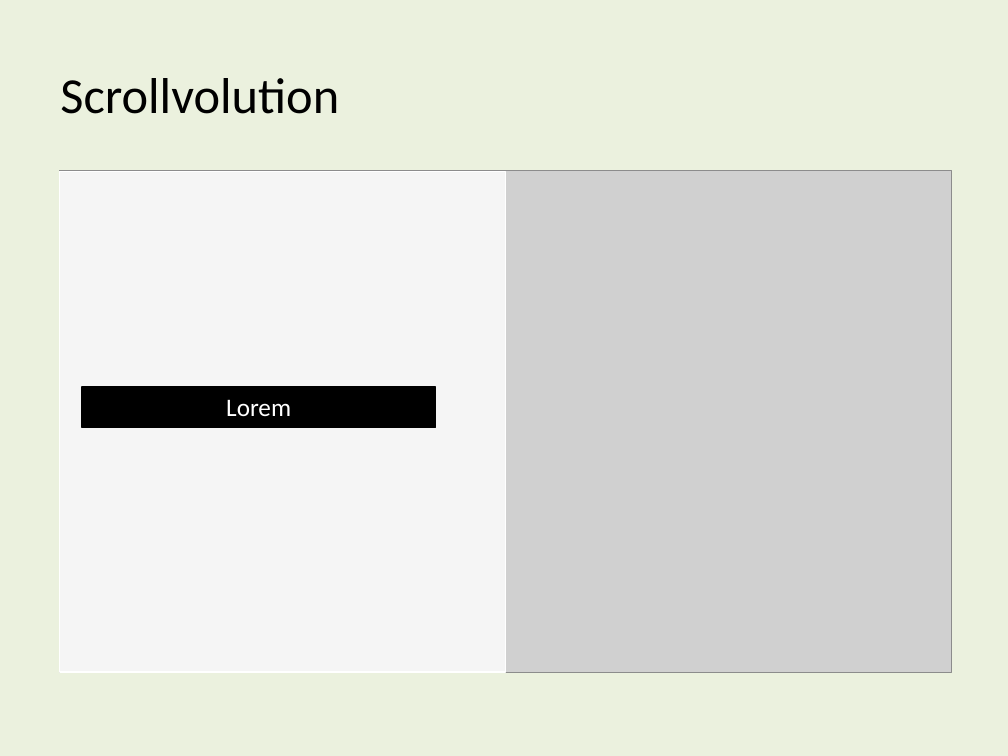
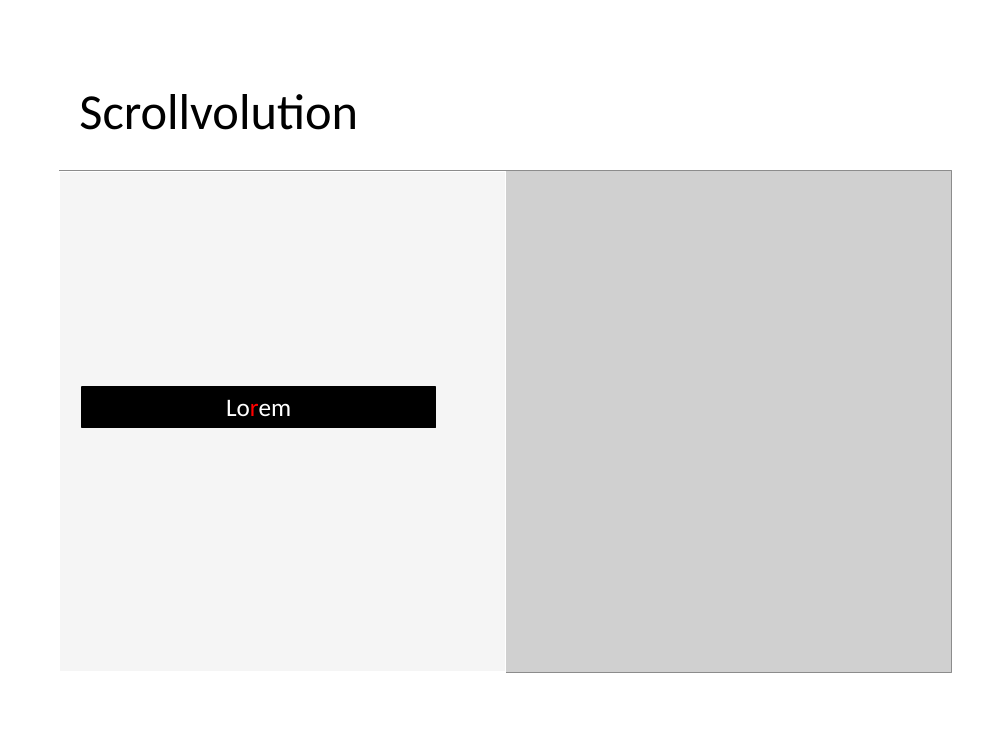
Before and after one commit to Feralitas/ReadOnSpeed, a slide deck: slide 4 of Scrollvolution.pptx (slide 3 before the commit). Drawn at 1008x756 pixels with LibreOffice and Linux fonts; fonts in the diff are those of the drawing; grey boxes stand for pictures. Boxes give left, top, right and bottom in pixels: in the first picture for what was removed or moved away, otherwise in the second. Text is boxed around its words. In the diff, an @@ line names an element or a change of style, - is before the commit and + after.

```diff
--- a/Scrollvolution.pptx
+++ b/Scrollvolution.pptx
@@ background #EBF1DE to #FFFFFF @@
@@ title "Scrollvolution": place and size @@
-title "Scrollvolution" at bbox=[60, 78, 339, 114]
+title "Scrollvolution" at bbox=[79, 94, 358, 130]
@@ title "Scrollvolution" at bbox=[79, 94, 358, 130]: line spacing 1 to 0.9 @@
@@ rectangle "Lorem" at bbox=[82, 387, 434, 427]: text colour #FFFFFF to #FF0000 in "Lorem" @@
```
Also in this commit, not shown: 5 other slides changed, 2 slides added, 1 slide removed.
